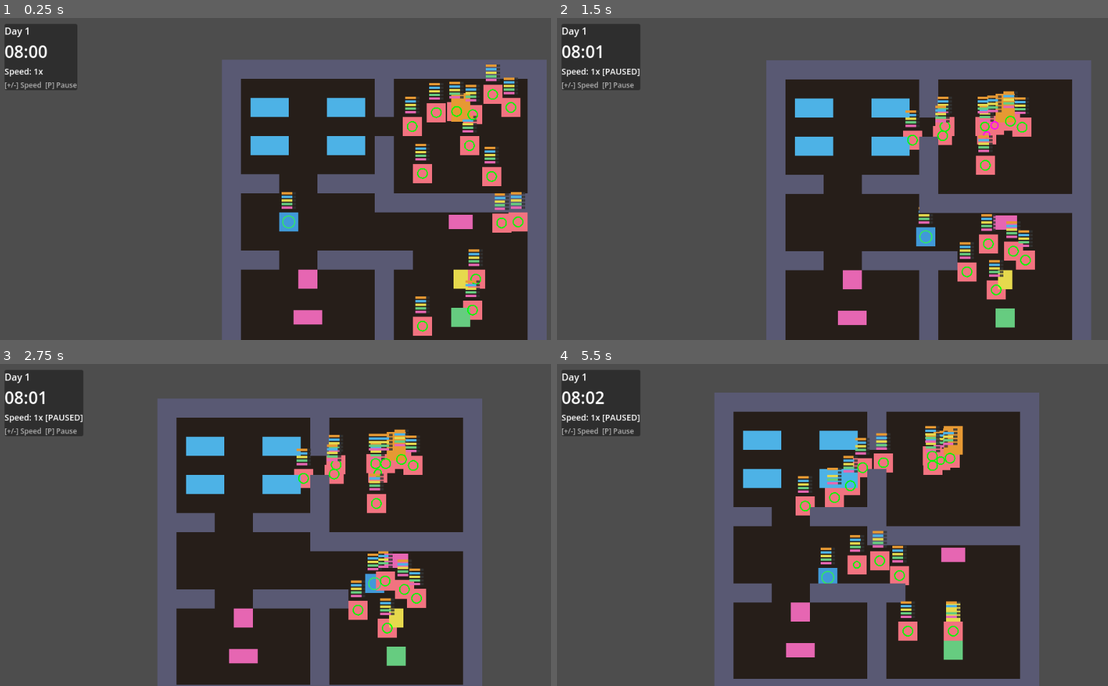
Above: before the commit, frames 1-4 (two rows, left to right).
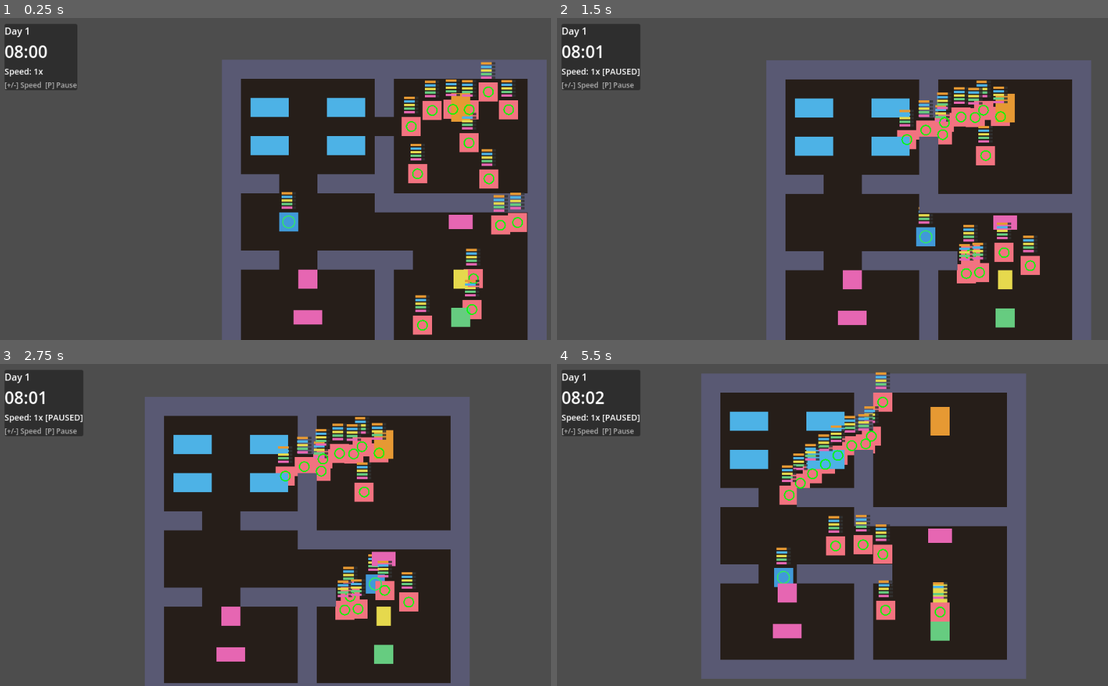
Above: after the commit, the same moments.

Repository: NikkiKoole/simgodot
Game: Godot game, scene res://scenes/main.tscn
The game is run twice, just before and just after one commit, with the same random seed, the same clock (stepped at 60 frames per second) and the same inputs.
Inputs:
- Up to frame 1 (0.25 s): no input
- Up to frame 2 (1.5 s): tap Enter at 0.5 s; hold D (move_right) 0.53-1.28 s; tap E (interact) at 0.6 s; hold S (move_down) from 1.28 s (still down); tap P at 1.35 s
- Up to frame 3 (2.75 s): tap Space at 2 s; release S (move_down) at 2.03 s; hold D (move_right) from 2.03 s (still down); tap E (interact) at 2.1 s
- Up to frame 4 (5.5 s): release D (move_right) at 2.78 s; hold W (move_up) 2.78-3.53 s; tap P at 2.85, 4.35 s; hold A (move_left) 3.53-5.03 s; tap E (interact) at 3.6, 5.1 s; hold S (move_down) from 5.03 s (still down)

The runs differ from the first frame. In frame 1, 3.2% of the frame differs, in the area x 72-96%, y 13-99%; in frame 2, 4.4%; in frame 3, 19%; in frame 4, 37%, in the area x 26-88%, y 2-100%.

Commit message:
Add path smoothing with pre-smoothing and dynamic look-ahead

Diff:
--- a/project.godot
+++ b/project.godot
@@ -11,9 +11,9 @@
 [application]
 
 config/name="hello"
+run/main_scene="res://scenes/main.tscn"
 config/features=PackedStringArray("4.5", "GL Compatibility")
 config/icon="res://icon.svg"
-run/main_scene="res://scenes/main.tscn"
 
 [display]
 
--- a/scripts/game_clock.gd
+++ b/scripts/game_clock.gd
@@ -13,7 +13,7 @@
 const BASE_SECONDS_PER_TICK := 1.0
 
 ## Available speed levels
-const SPEED_LEVELS := [1, 2, 4, 8]
+const SPEED_LEVELS := [1, 2, 4, 8, 16, 32, 64, 128, 256]
 var speed_index: int = 0
 
 ## Current game time
--- a/scripts/npc.gd
+++ b/scripts/npc.gd
@@ -114,7 +114,17 @@
 	# Handle push velocity from player
 	if push_velocity.length() > 0:
 		velocity = push_velocity
-		move_and_slide()
+		# Subdivide push movement to prevent tunneling
+		var max_step := current_collision_radius * 0.25
+		var push_dist := velocity.length() * delta
+		if push_dist > max_step and velocity.length() > 0:
+			var substeps := ceili(push_dist / max_step)
+			var substep_vel := velocity / substeps
+			for i in substeps:
+				velocity = substep_vel
+				move_and_slide()
+		else:
+			move_and_slide()
 		push_velocity = push_velocity.move_toward(Vector2.ZERO, 200.0 * delta)
 
 	# Keep NPC within valid bounds (prevent clipping through walls)
@@ -150,6 +160,15 @@
 			_start_waiting()
 		stuck_timer = 0.0
 		return
+
+	# Dynamic look-ahead: periodically check if we can skip waypoints
+	# Use scaled delta so checks happen at consistent game-time intervals
+	if path_smoothing_enabled:
+		var delta := get_physics_process_delta_time() * speed_mult
+		lookahead_timer -= delta
+		if lookahead_timer <= 0.0:
+			lookahead_timer = dynamic_lookahead_interval
+			_try_skip_waypoints()
 
 	var target_pos := current_path[path_index]
 	var distance := global_position.distance_to(target_pos)
@@ -214,7 +233,26 @@
 		final_velocity = final_velocity.normalized() * max_speed
 
 	velocity = final_velocity
-	move_and_slide()
+
+	# Subdivide movement when moving fast to prevent tunneling through other bodies
+	# Max safe movement per step is roughly half the collision radius
+	var max_step_distance := current_collision_radius * 0.25
+	var frame_distance := velocity.length() * delta
+
+	if frame_distance > max_step_distance and velocity.length() > 0:
+		# Calculate how many substeps we need (no cap - let it scale with speed)
+		var substeps := ceili(frame_distance / max_step_distance)
+
+		if npc_id == 0:
+			print("[NPC 0 DEBUG] frame_dist=", snapped(frame_distance, 0.1), " max_step=", snapped(max_step_distance, 0.1), " substeps=", substeps, " collision_r=", snapped(current_collision_radius, 0.1))
+
+		# Reduce velocity for each substep
+		var substep_velocity := velocity / substeps
+		for i in substeps:
+			velocity = substep_velocity
+			move_and_slide()
+	else:
+		move_and_slide()
 
 func _calculate_avoidance() -> Vector2:
 	var avoidance := Vector2.ZERO
@@ -334,6 +372,14 @@
 
 	# Get path from AStar
 	current_path = astar.get_point_path(from_grid, to_grid)
+
+	# Pre-smooth the path to remove unnecessary waypoints
+	if path_smoothing_enabled and current_path.size() > 2:
+		var original_size := current_path.size()
+		current_path = _smooth_path(current_path)
+		if current_path.size() < original_size:
+			print("[NPC ", npc_id, "] Path smoothed: ", original_size, " -> ", current_path.size(), " waypoints")
+
 	path_index = 0
 
 	print("[NPC ", npc_id, "] Pathfinding to ", obj.get_object_name(), " for ", Motive.get_motive_name(motives.get_most_urgent_motive()))
@@ -379,6 +425,11 @@
 
 	# Get path from AStar
 	current_path = astar.get_point_path(from_grid, to_grid)
+
+	# Pre-smooth the path to remove unnecessary waypoints
+	if path_smoothing_enabled and current_path.size() > 2:
+		current_path = _smooth_path(current_path)
+
 	path_index = 0
 
 	if current_path.size() > 0:
@@ -501,6 +552,54 @@
 func receive_push(push: Vector2) -> void:
 	push_velocity = push
 
+# Path smoothing settings
+@export var path_smoothing_enabled: bool = true
+@export var dynamic_lookahead_interval: float = 0.2  # How often to check for shortcuts while walking
+var lookahead_timer: float = 0.0
+
+# Check if there's a clear line of sight between two points (no walls)
+func _has_line_of_sight(from: Vector2, to: Vector2) -> bool:
+	var space_state := get_world_2d().direct_space_state
+	var query := PhysicsRayQueryParameters2D.create(from, to)
+	query.collision_mask = 1  # Wall layer
+	var result := space_state.intersect_ray(query)
+	return result.is_empty()
+
+# Pre-smooth path by removing unnecessary waypoints
+func _smooth_path(path: PackedVector2Array) -> PackedVector2Array:
+	if path.size() <= 2:
+		return path
+
+	var smoothed: PackedVector2Array = []
+	smoothed.append(path[0])
+
+	var current_index := 0
+	while current_index < path.size() - 1:
+		# Look ahead as far as possible from current point
+		var furthest_visible := current_index + 1
+		# Check from the end backwards to find furthest visible point
+		for i in range(path.size() - 1, current_index + 1, -1):
+			if _has_line_of_sight(path[current_index], path[i]):
+				furthest_visible = i
+				break
+		smoothed.append(path[furthest_visible])
+		current_index = furthest_visible
+
+	return smoothed
+
+# Dynamic look-ahead: check if we can skip to a further waypoint while walking
+func _try_skip_waypoints() -> void:
+	if current_path.is_empty() or path_index >= current_path.size() - 1:
+		return
+
+	# Check from the end of the path backwards to find furthest visible point
+	for i in range(current_path.size() - 1, path_index, -1):
+		if _has_line_of_sight(global_position, current_path[i]):
+			if i > path_index:
+				#print("[NPC ", npc_id, "] Skipping from waypoint ", path_index, " to ", i)
+				path_index = i
+			break
+
 # Clamp NPC position to valid walkable area
 func _clamp_to_valid_position() -> void:
 	if astar == null:
